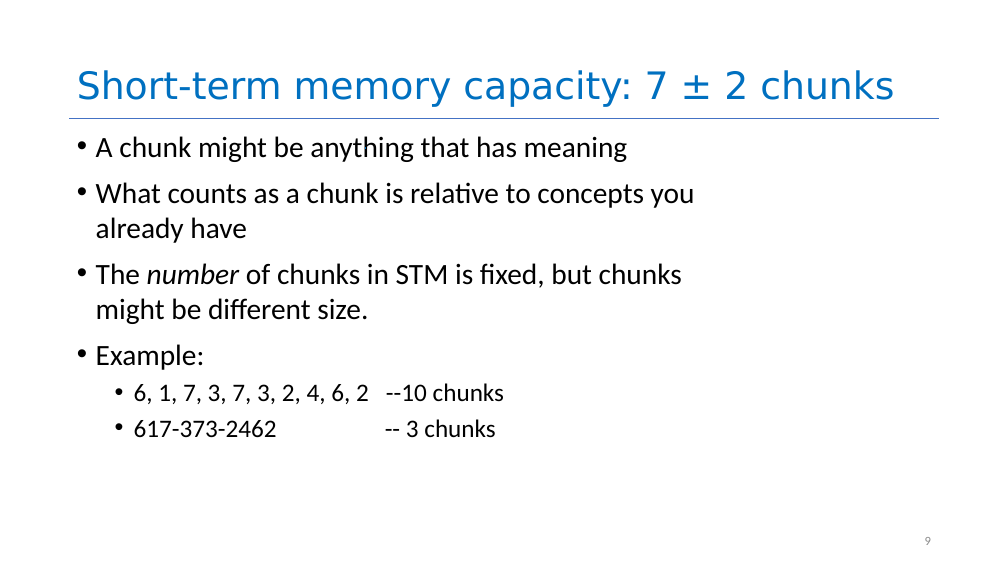
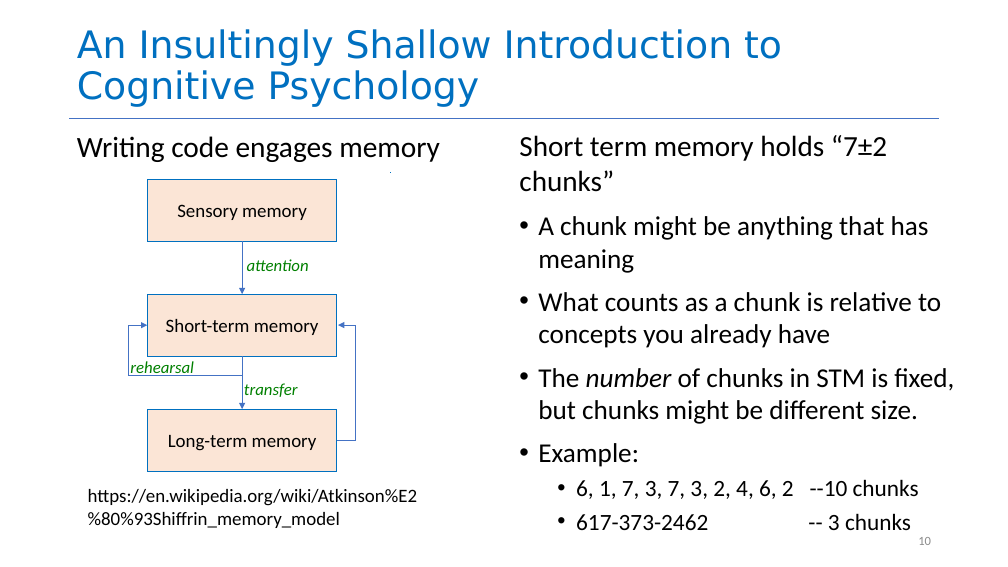
Before and after one commit to neu-se/CS4530-Spring-2026, a slide deck: slide 10 of Slides/Module 08 Code Level Design.pptx (slide 9 before the commit). Drawn at 1008x567 pixels with LibreOffice and Linux fonts; fonts in the diff are those of the drawing. Boxes give left, top, right and bottom in pixels: in the first picture for what was removed or moved away, otherwise in the second. Text is boxed around its words. In the diff, an @@ line names an element or a change of style, - is before the commit and + after.

```diff
--- a/Slides/Module 08 Code Level Design.pptx
+++ b/Slides/Module 08 Code Level Design.pptx
@@ title at <box>77,29,782,107</box>: text changed @@
-Short-term memory capacity: 7 ± 2 chunks
+An Insultingly Shallow Introduction to Cognitive Psychology
@@ text added at <box>77,136,440,162</box>, 28 pt, text #000000 @@
+Writing code engages memory
@@ text "Short term memory holds “7±2 ...": place and size @@
-text "Short term memory holds “7±2 ..." at <box>96,136,695,438</box>
+text "Short term memory holds “7±2 ..." at <box>519,135,954,530</box>
@@ text at <box>519,135,887,192</box>: paragraph added @@
+Short term memory holds “7±2 chunks”
@@ rectangle added at <box>147,179,337,241</box>, fill #FBE5D6, outline #0070C0 1 pt, 18 pt, text #000000 @@
+Sensory memory
@@ text at <box>538,216,954,530</box>: size 28 to 25.9 pt in "A chunk might be anything that has ...", "What counts as a chunk is relative ...", "The number of chunks in STM is ...", "Example:"; size 24 to 22.2 pt in "6, 1, 7, 3, 7, 3, 2, ...", "617-373-2462 -- 3 chunks" @@
@@ arrow added from (242, 241) to (242, 294), #4472C4 0.5 pt @@
@@ text added at <box>247,259,309,271</box>, 16 pt, text #008000, italic @@
+attention
@@ rectangle added at <box>147,294,337,356</box>, fill #FBE5D6, outline #0070C0 1 pt, 18 pt, text #000000 @@
+Short-term memory
@@ elbow arrow added from (242, 356) to (147, 325), #4472C4 0.5 pt @@
@@ elbow arrow added from (337, 440) to (338, 325), #4472C4 0.5 pt @@
@@ arrow added from (242, 356) to (242, 409), #4472C4 0.5 pt @@
@@ text added at <box>130,361,194,376</box>, 16 pt, text #008000, italic @@
+rehearsal
@@ text added at <box>244,383,298,397</box>, 16 pt, text #008000, italic @@
+transfer
@@ rectangle added at <box>147,409,337,471</box>, fill #FBE5D6, outline #0070C0 1 pt, 18 pt, text #000000 @@
+Long-term memory
@@ text added at <box>88,489,417,528</box>, 18 pt, text #000000 @@
+https://en.wikipedia.org/wiki/Atkinson%E2
+%80%93Shiffrin_memory_model
@@ page number at <box>918,537,931,545</box>: text changed @@
-9
+10
```
Also in this commit, not shown: 2 other slides changed, 1 slide added, 2 other files.
